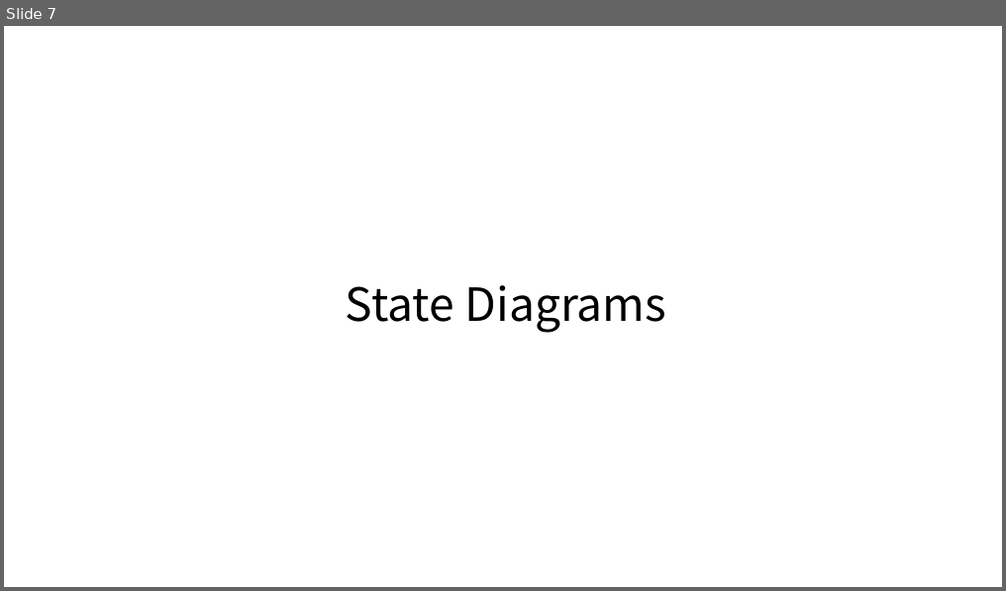
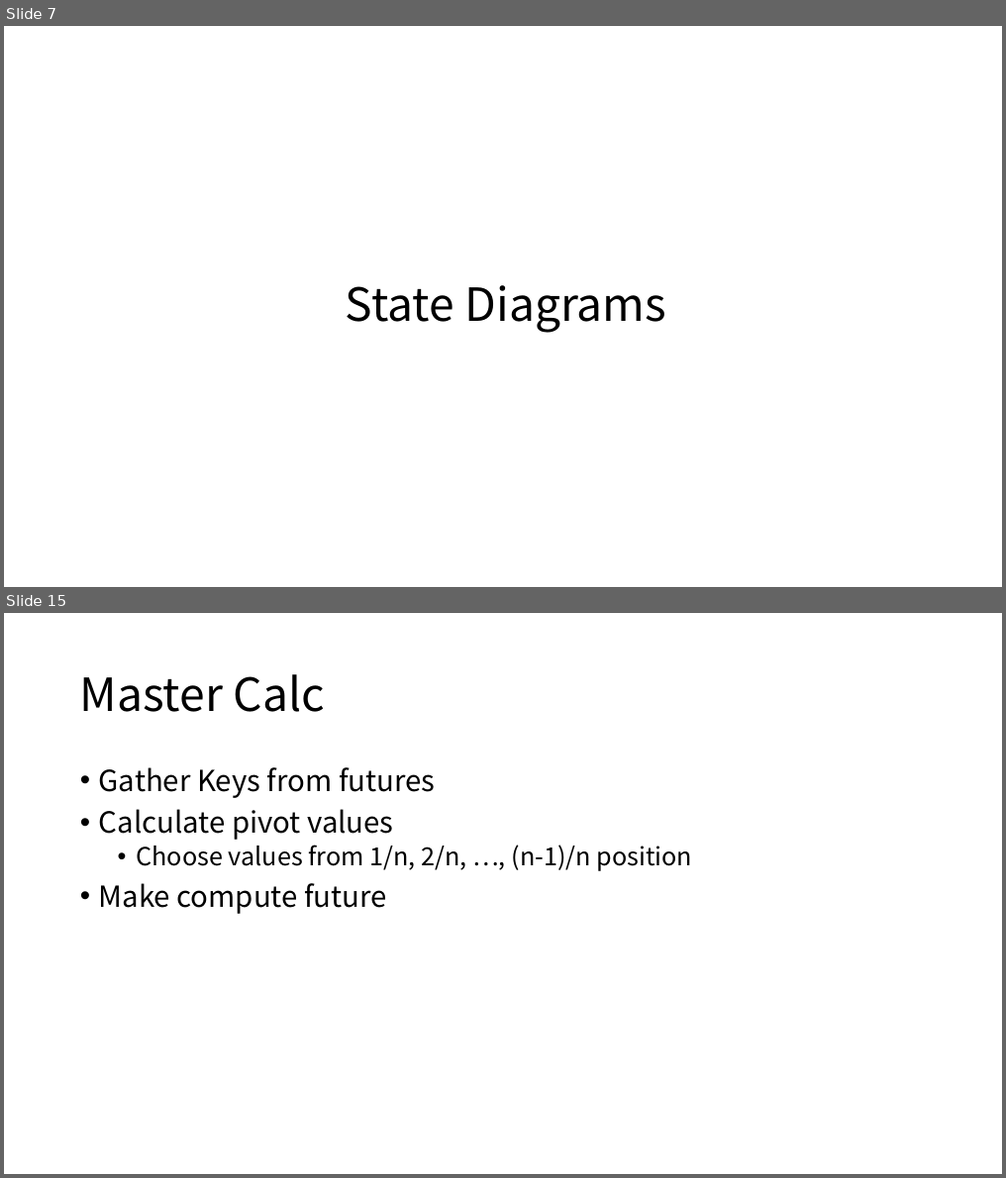
Before and after one commit to Eyebrowmoon/CS490, a slide deck: project.pptx. Shown one above the other, each under a label of ours: slide 7 before the commit, slides 7 and 15 after it; the slides between them are not shown. The pictures are 1006x591 and 1006x1178 pixels, drawn with LibreOffice and Linux fonts; fonts in the diff are those of the drawing. Boxes give left, top, right and bottom in pixels: in the first picture for what was removed or moved away, otherwise in the second. Text is boxed around its words. In the diff, an @@ line names an element or a change of style, - is before the commit and + after.

Commit message:
Project Design (brief Compute)

```diff
--- a/project.pptx
+++ b/project.pptx
@@ slide 15 added at <box>4,613,1002,1174</box>, background #FFFFFF @@
@@ title added at <box>80,674,325,712</box>, 44 pt, text #000000 @@
+Master Calc
@@ text added at <box>99,767,693,914</box>, 28 pt, text #000000 @@
+• Gather Keys from futures
+• Calculate pivot values
+  • Choose values from 1/n, 2/n, …, (n-1)/n position
+• Make compute future
```
Also in this commit, not shown: 6 slides changed, 10 other slides added.
